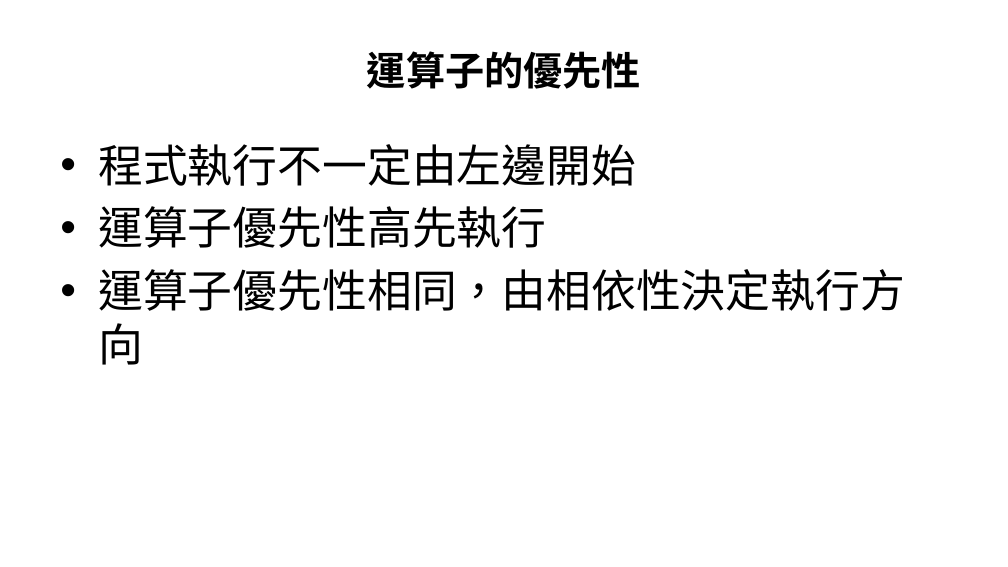
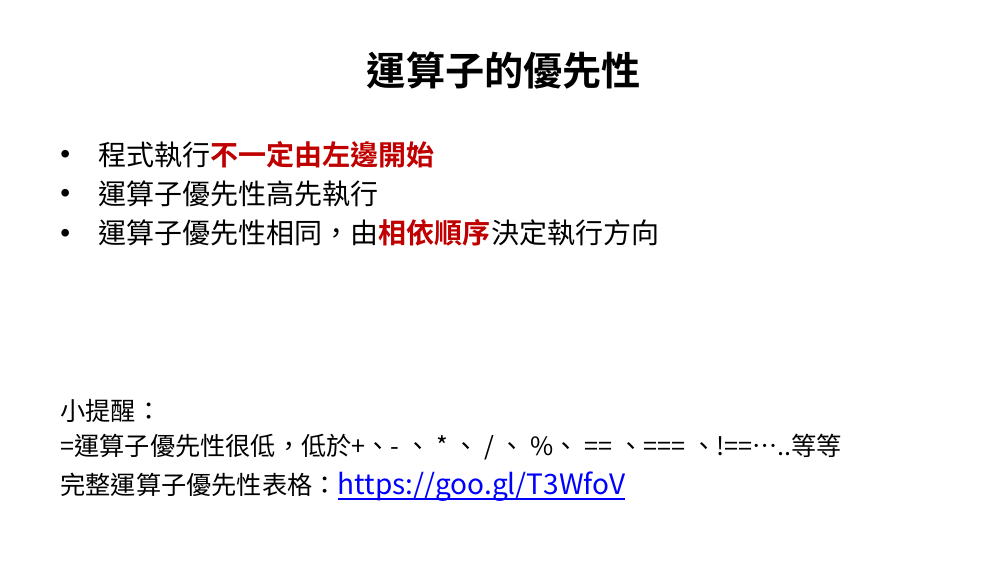
Before and after one commit to allen8101070/JavaScript-PPT, a slide deck: slide 39 of javaScript.pptx (slide 40 before the commit). Drawn at 1008x567 pixels with LibreOffice and Linux fonts; fonts in the diff are those of the drawing. Boxes give left, top, right and bottom in pixels: in the first picture for what was removed or moved away, otherwise in the second. Text is boxed around its words. In the diff, an @@ line names an element or a change of style, - is before the commit and + after.

Commit message:
運算子大綱完成

```diff
--- a/javaScript.pptx
+++ b/javaScript.pptx
@@ text at <box>98,141,435,207</box>: size 32 to 20 pt in "程式執行不一定由左邊開始", "運算子優先性高先執行"; text colour #000000 to #C00000, bold on in "程式執行不一定由左邊開始"; less space between paragraphs @@
@@ text at <box>60,219,842,501</box>: text changed; size 32 to 18 pt @@
-• 運算子優先性相同，由相依性決定執行方向
+• 運算子優先性相同，由相依順序決定執行方向
+小提醒：
+=運算子優先性很低，低於+、- 、 * 、 / 、 %、 == 、=== 、!==…..等等
+完整運算子優先性表格：https://goo.gl/T3WfoV
```
Also in this commit, not shown: 12 other slides changed, 6 slides added, 4 slides removed.
